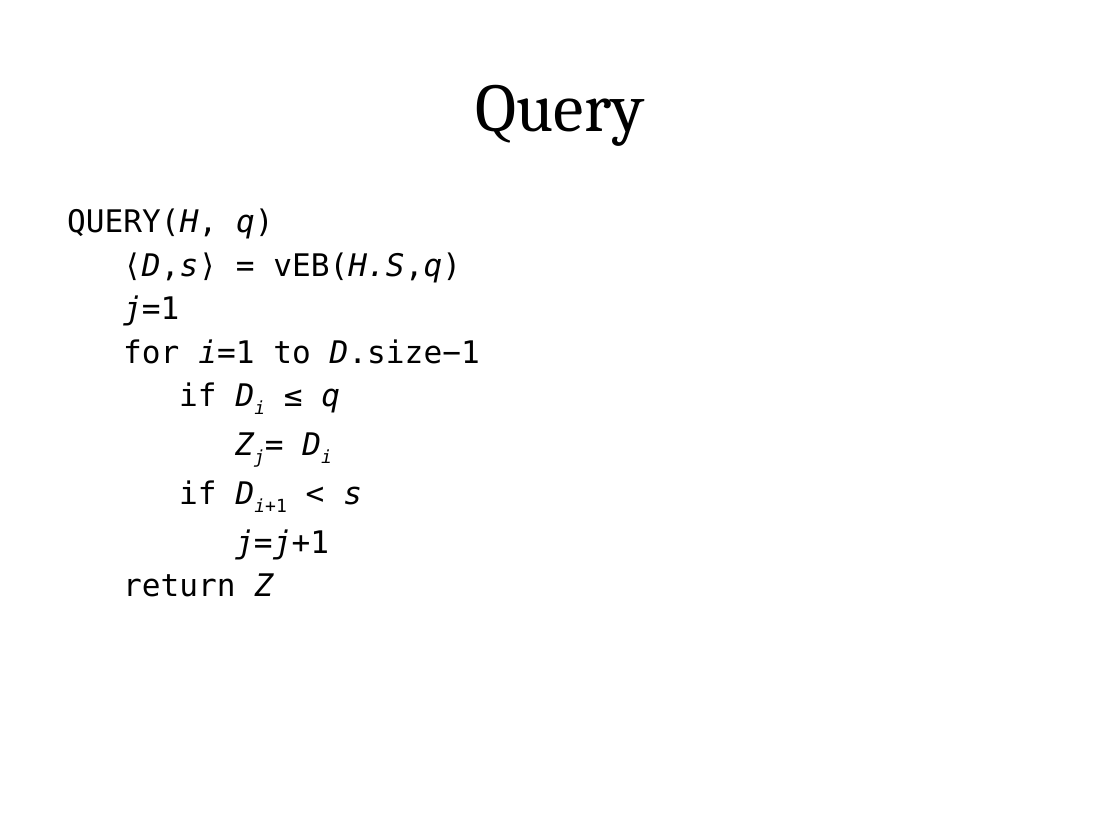
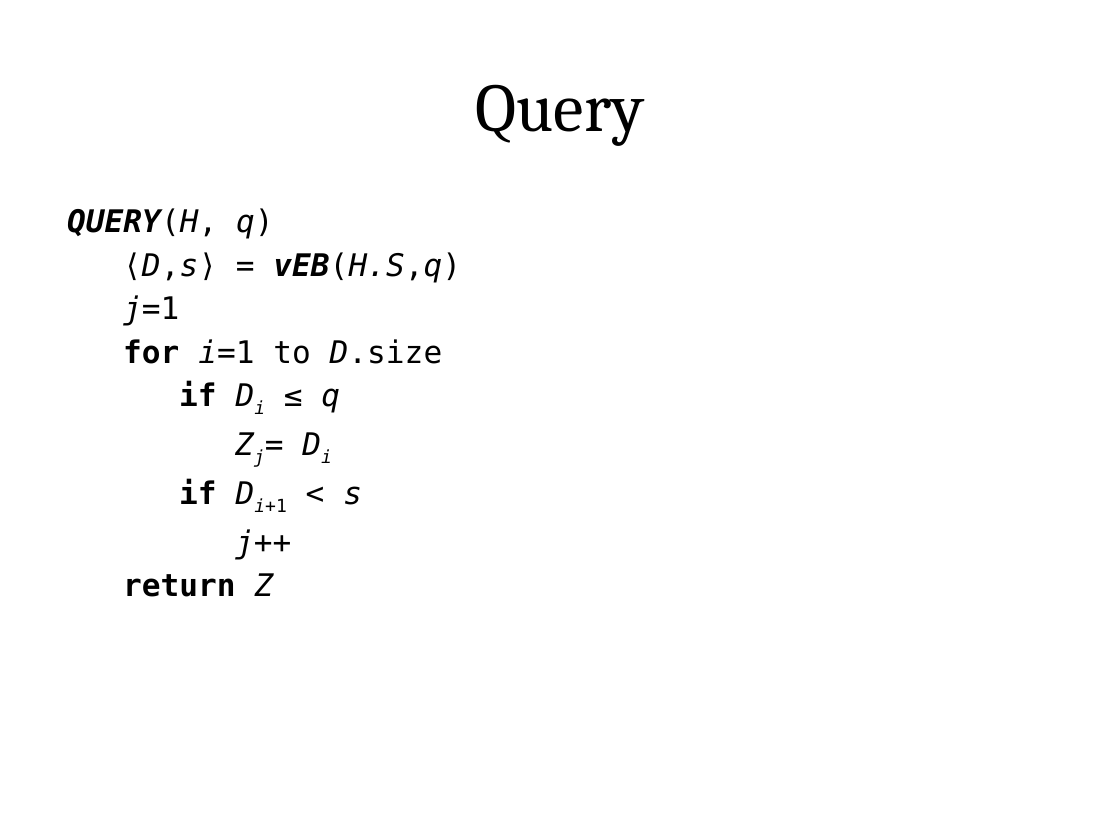
Before and after one commit to vineetgopal/fractals_paper, a slide deck: slide 11 of final_presentation.pptx (slide 10 before the commit). Drawn at 1120x840 pixels with LibreOffice and Linux fonts; fonts in the diff are those of the drawing. Boxes give left, top, right and bottom in pixels: in the first picture for what was removed or moved away, otherwise in the second. Text is boxed around its words. In the diff, an @@ line names an element or a change of style, - is before the commit and + after.

```diff
--- a/final_presentation.pptx
+++ b/final_presentation.pptx
@@ text at bbox=[67, 208, 461, 597]: bold on in "QUERY(H,", "vEB(H.S,q)", "if", "if" and 1 more places; italic on in "QUERY(H,", "vEB(H.S,q)" @@
@@ text at bbox=[123, 339, 443, 364]: text changed @@
-for i=1 to D.size−1
+for i=1 to D.size
@@ text at bbox=[235, 529, 291, 559]: text changed @@
-j=j+1
+j++
```
Also in this commit, not shown: 9 other slides changed, 8 slides added, 1 other file.
